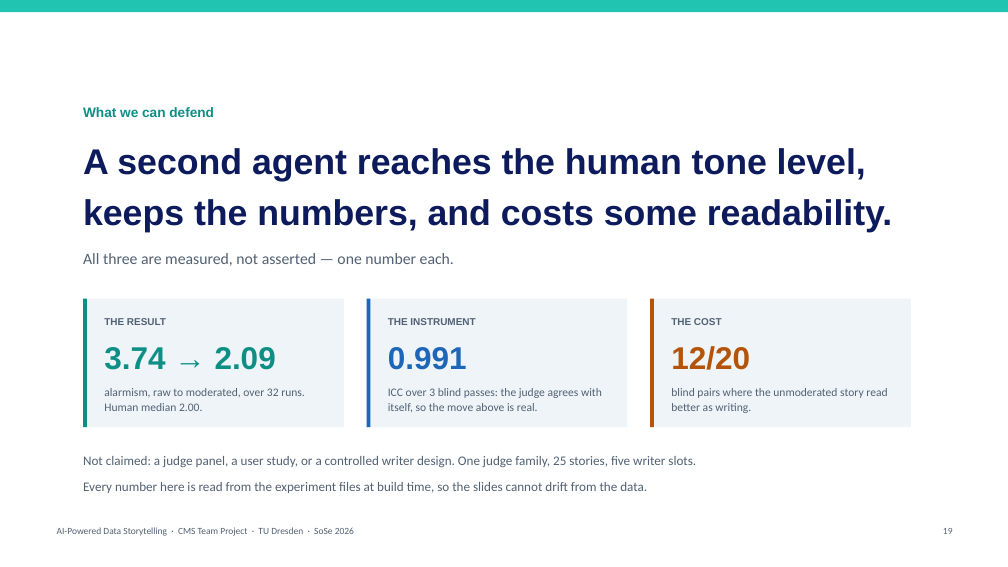
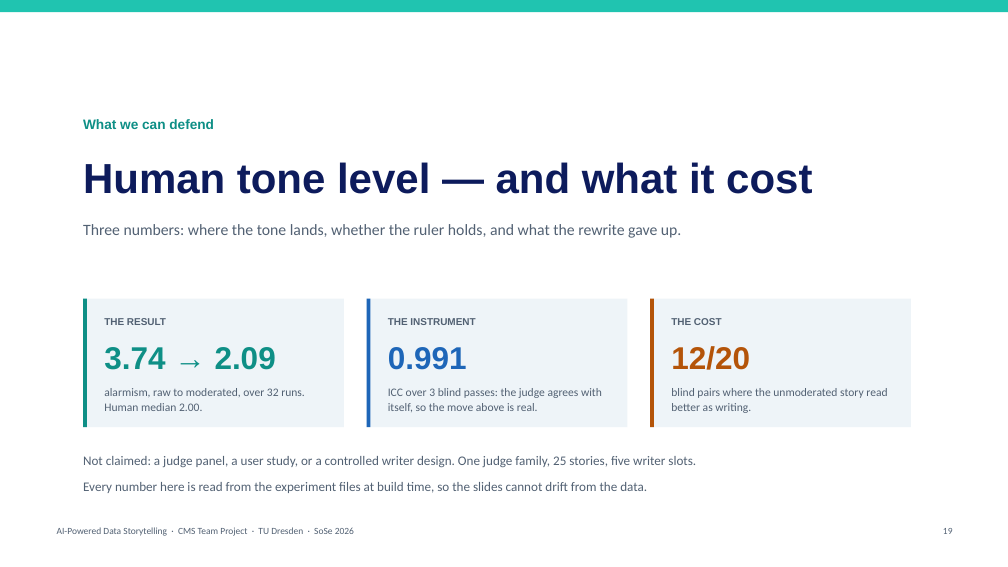
Before and after one commit to memoelsamadony/ai-powered-data-storytelling, a slide deck: slide 19 of presentation/AI-Storytelling-Final-Talk.pptx. Drawn at 1008x567 pixels with LibreOffice and Linux fonts; fonts in the diff are those of the drawing. Boxes give left, top, right and bottom in pixels: in the first picture for what was removed or moved away, otherwise in the second. Text is boxed around its words. In the diff, an @@ line names an element or a change of style, - is before the commit and + after.

Commit message:
fix(presentation): two titles were carrying arguments, not naming slides
Slide 17's title was a whole two-sentence argument set at 30pt, so it wrapped
and read as a paragraph in title position. The title now names the design -
seven tools, not seventeen chart types - and the reasoning drops to the
subtitle, where a subordinate clause belongs.

Slide 19's claim ran to two lines of 34pt and repeated what the three cards
underneath already say one number at a time. It is one line now, "Human tone
level - and what it cost", with a single line introducing the cards: where the
tone lands, whether the ruler holds, what the rewrite gave up. Each clause
points at one card instead of competing with it.

Both verified as single lines at their point size rather than assumed.

```diff
--- a/presentation/AI-Storytelling-Final-Talk.pptx
+++ b/presentation/AI-Storytelling-Final-Talk.pptx
@@ text "What we can defend": place and size @@
-text "What we can defend" at (83, 107, 893, 266)
+text "What we can defend" at (83, 119, 812, 238)
@@ text at (83, 162, 812, 238): text changed; size 34 to 15 pt; font Arial to Calibri; text colour #0D1B5C to #526173; bold off @@
-A second agent reaches the human tone level,
-keeps the numbers, and costs some readability.
-All three are measured, not asserted — one number each.
+Human tone level — and what it cost
+Three numbers: where the tone lands, whether the ruler holds, and what the rewrite gave up.
```
Also in this commit, not shown: 1 other slide changed, 2 other files.
